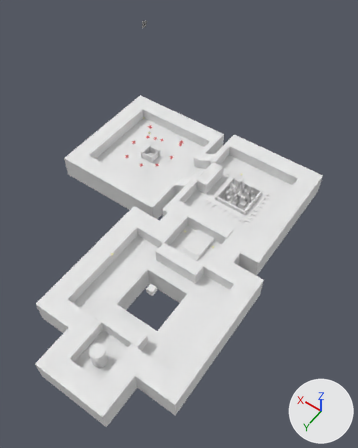
The Blender file etc/blend/levels/Awakening.blend, before and after one commit.
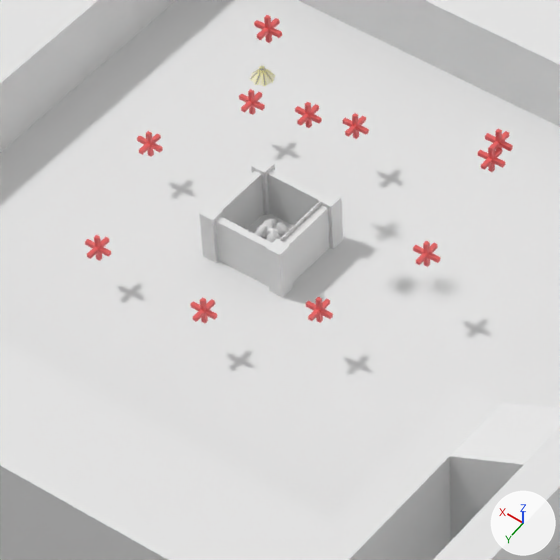
Each version is shown whole from a 50 mm lens placed at (-30.5, 37.3, 62.0), pointed at (-5.6, 2.5, 7.1), then close up on the part from 32% to 53% of the width and 27% to 44% of the height. Every picture has the same lights, and +X, +Y and +Z are marked at lower right.

Objects in the first close-up: 'Awakening_b10', 'Awakening_b11', 'Awakening_b12', 'Awakening_b4', 'Awakening_b5', 'Awakening_b6', 'Awakening_b7', 'Awakening_b9', 'Point.002', 'Point.003', 'Point.004', 'Point.005', 'Point.006', 'Point.007'.
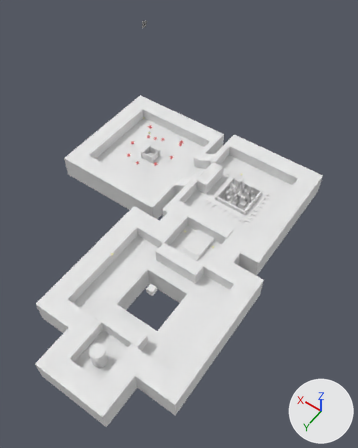
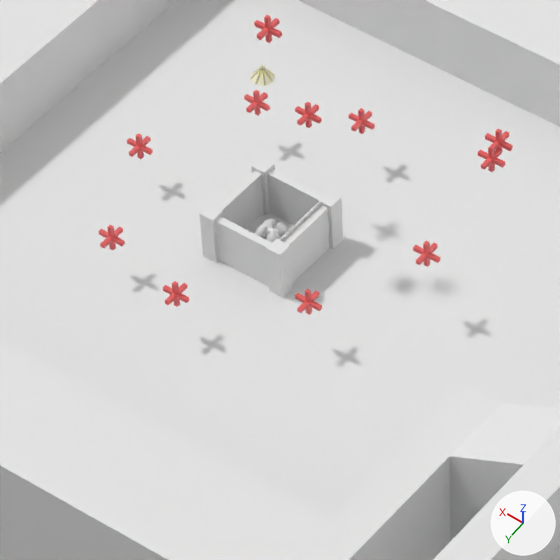
The change, as a diff of the scene's bpy script:
```diff
--- a/etc/blend/levels/Awakening.blend.py
+++ b/etc/blend/levels/Awakening.blend.py
@@ ob_point_007 @@
 ob_point_007 = bpy.data.objects.new('Point.007', me_point_007)
-ob_point_007.location = (7.42, -9.35, 1.47)
+ob_point_007.location = (7.78, -9.41, 1.47)
@@ ob_point_006 @@
 ob_point_006 = bpy.data.objects.new('Point.006', me_point_006)
-ob_point_006.location = (9.66, -7.87, 1.35)
+ob_point_006.location = (10.52, -7.92, 1.35)
@@ ob_point_005 @@
 ob_point_005 = bpy.data.objects.new('Point.005', me_point_005)
-ob_point_005.location = (13.06, -8.16, 1.21)
+ob_point_005.location = (13.02, -8.61, 1.21)
@@ ob_point_004 @@
 ob_point_004 = bpy.data.objects.new('Point.004', me_point_004)
-ob_point_004.location = (14.29, -11.64, 1.22)
+ob_point_004.location = (14.44, -11.43, 1.22)
@@ ob_point_003 @@
 ob_point_003 = bpy.data.objects.new('Point.003', me_point_003)
-ob_point_003.location = (13.13, -14.16, 1.33)
+ob_point_003.location = (13.01, -14.22, 1.33)
@@ ob_point_002 @@
 ob_point_002 = bpy.data.objects.new('Point.002', me_point_002)
-ob_point_002.location = (10.5, -14.87, 1.41)
+ob_point_002.location = (10.48, -15.1, 1.41)
```

Pixel boxes (x1, y1, x2, y2) of what changed, in the close-ups (560 x 560 px):
'Point.006', moved
    before: (190, 297, 217, 323)
    after: (163, 281, 189, 307)
'Point.005', moved
    before: (85, 235, 111, 261)
    after: (99, 225, 125, 250)
'Point.007', moved
    before: (306, 297, 333, 323)
    after: (295, 289, 322, 315)
'Point.004', moved
    before: (137, 131, 163, 157)
    after: (127, 133, 153, 159)
'Point.002', moved
    before: (343, 113, 369, 139)
    after: (349, 108, 375, 134)
'Point.003', moved
    before: (239, 89, 265, 115)
    after: (244, 90, 270, 115)
